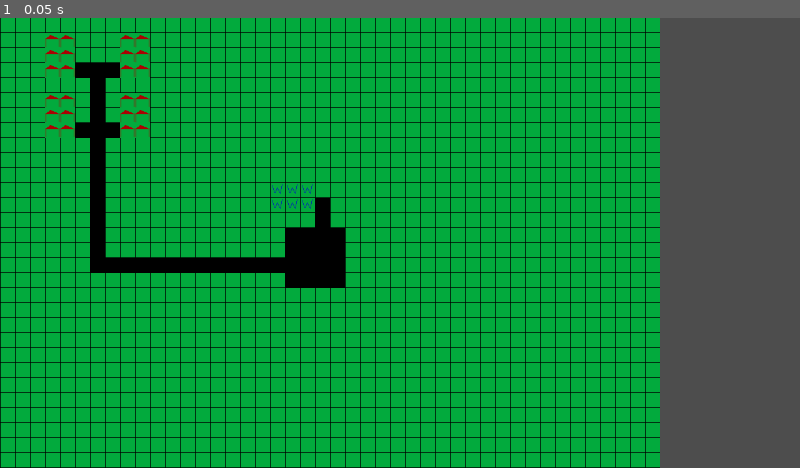
Above: before the commit, frame 1.
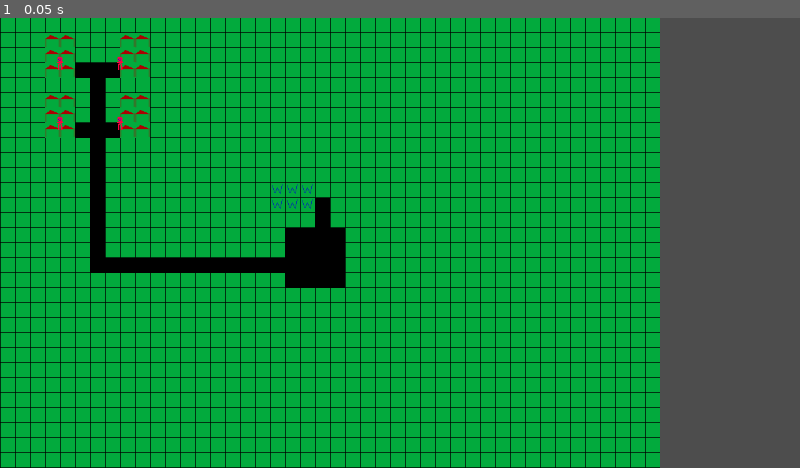
Above: after the commit, the same moment.

Repository: kylechi05/SwanHacks2024
Game: Godot game, scene res://Scenes/map.tscn
Two runs of this game, one before a commit and one after it. Both use one fixed random seed, a clock stepped at 60 frames per second and the inputs below.
Inputs:
- Up to frame 1 (0.05 s): no input

The runs differ from the first frame. In frame 1, less than 0.1% of the frame differs, in the area x 7-16%, y 8-25%.

Commit message:
sprite2d added

Diff:
--- a/Scripts/citizen.gd
+++ b/Scripts/citizen.gd
@@ -1,6 +1,8 @@
+extends Sprite2D
+
 class_name Citizen
 
-var name: String
+var citizen_name: String
 var location: Vector2i
 
 # range = 0.0 - 1.0
@@ -20,7 +22,7 @@
 var home: Vector2i
 
 func _init(name: String, immunity: float, sick_length: float, edu_prob: float, home: Vector2i, work: Vector2i):
-	self.name = name
+	self.citizen_name = name
 	self.immunity = immunity
 	self.sick_length = sick_length
 	self.isVaccinated = false
@@ -33,7 +35,7 @@
 	self.location = home
 
 func getName() -> String:
-	return self.name
+	return self.citizen_name
 
 func getLocation() -> Vector2i:
 	return self.location
--- a/Scripts/controller.gd
+++ b/Scripts/controller.gd
@@ -10,6 +10,9 @@
 var collision_data = []
 var citizen_astar = AStar2D.new()
 
+var tiles_currently_populated = []
+var tile_content = []
+
 # Called when the node enters the scene tree for the first time.
 func _ready() -> void:
 	pass
--- a/Scripts/player_creation.gd
+++ b/Scripts/player_creation.gd
@@ -1,4 +1,5 @@
-extends Node
+extends Node2D
+
 
 # Called every frame. 'delta' is the elapsed time since the previous frame.
 func _process(delta: float) -> void:
@@ -47,6 +48,14 @@
 		)
 		citizens.append(cit)
 
+		var sprite = Sprite2D.new()
+		var sprite_texture = load("res://Sprites/guy.png")
+		sprite.name = cit.getName()
+		sprite.set_meta("object_reference", cit)
+		sprite.texture = sprite_texture
+		sprite.position = Vector2(cit.location[0] * 24, cit.location[1] * 24)
+		add_child.call_deferred(sprite)
+
 func randomFloatInWindow(minimum: float, maximum: float):
 	return randf() * (maximum - minimum) + minimum
 
Not shown, added: Scenes/map3D15.tmp
